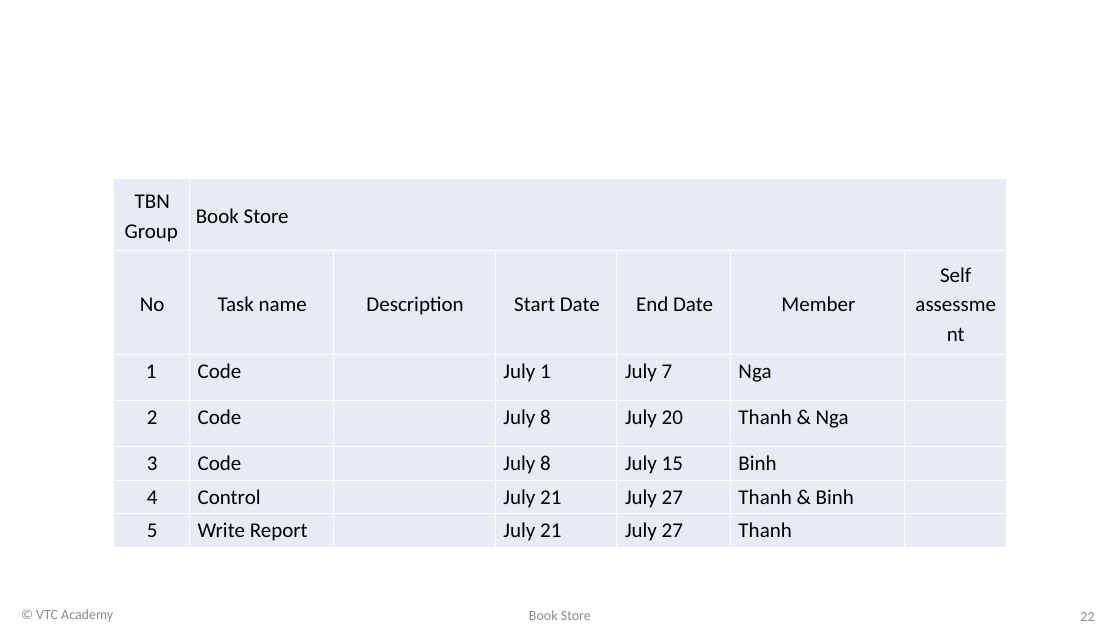
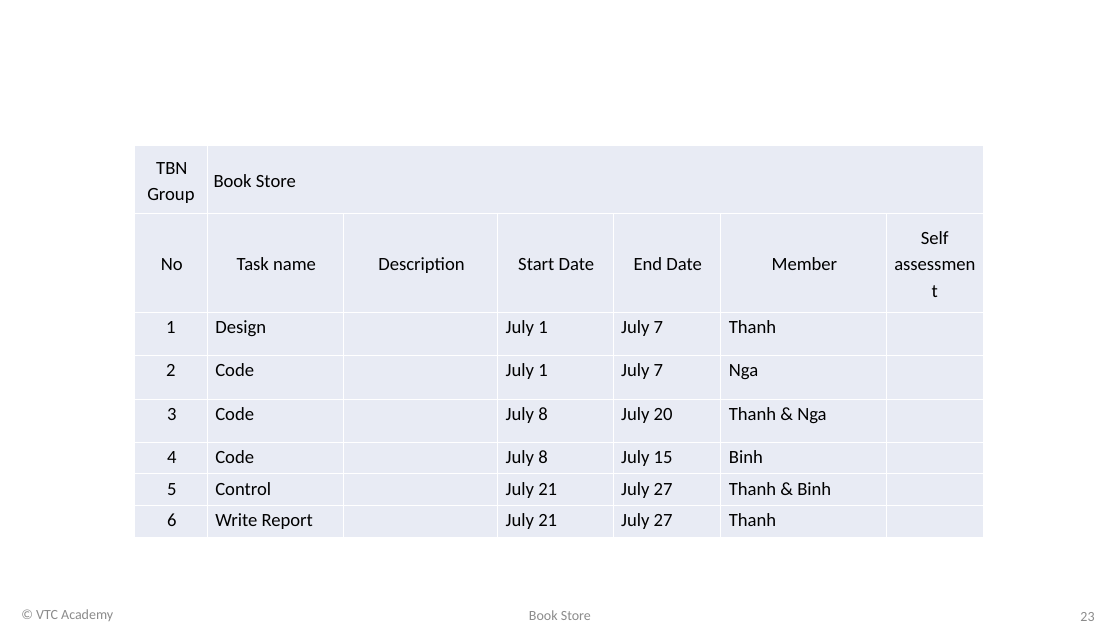
Before and after one commit to starven333/ShopProject, a slide deck: slide 23 of Project Slide.pptx (slide 22 before the commit). Drawn at 1120x630 pixels with LibreOffice and Linux fonts; fonts in the diff are those of the drawing; background and template pictures are left out. Boxes give left, top, right and bottom in pixels: in the first picture for what was removed or moved away, otherwise in the second. Text is boxed around its words. In the diff, an @@ line names an element or a change of style, - is before the commit and + after.

```diff
--- a/Project Slide.pptx
+++ b/Project Slide.pptx
@@ table at bbox=[134, 145, 981, 537] @@
-row 3: 1 | Code |  | July 1 | July 7 | Nga | 
-row 4: 2 | Code |  | July 8 | July 20 | Thanh & Nga | 
-row 5: 3 | Code |  | July 8 | July 15 | Binh | 
-row 6: 4 | Control |  | July 21 | July 27 | Thanh & Binh | 
-row 7: 5 | Write Report |  | July 21 | July 27 | Thanh | 
+row 3: 1 | Design |  | July 1 | July 7 | Thanh | 
+row 4: 2 | Code |  | July 1 | July 7 | Nga | 
+row 5: 3 | Code |  | July 8 | July 20 | Thanh & Nga | 
+row 6: 4 | Code |  | July 8 | July 15 | Binh | 
+row 7: 5 | Control |  | July 21 | July 27 | Thanh & Binh | 
+row 8: 6 | Write Report |  | July 21 | July 27 | Thanh | 
@@ table: place and size @@
-table at bbox=[113, 178, 1008, 547]
+table at bbox=[134, 145, 981, 537]
```
Also in this commit, not shown: 11 other slides changed, 1 slide added, 39 other files.
